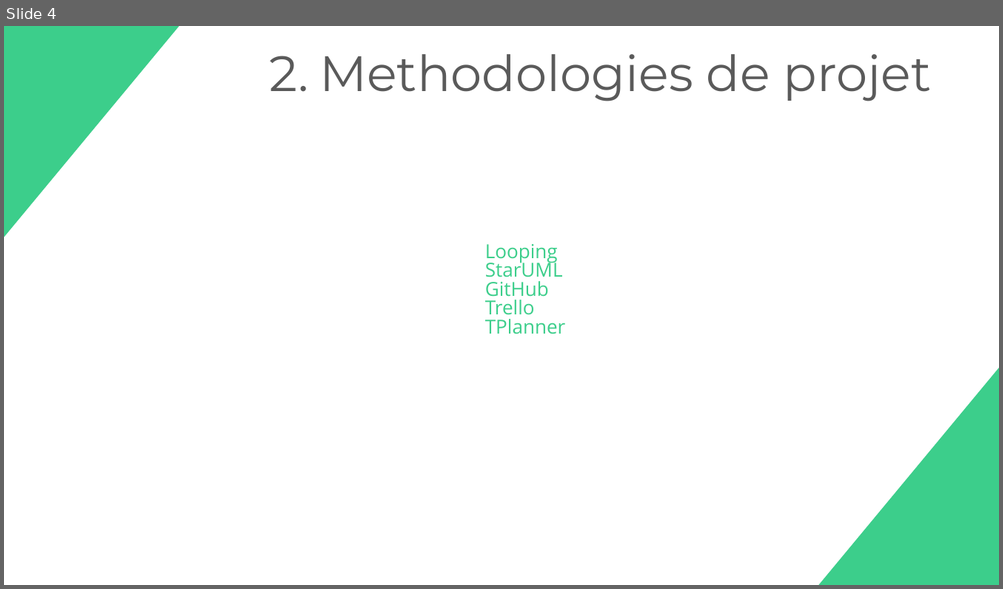
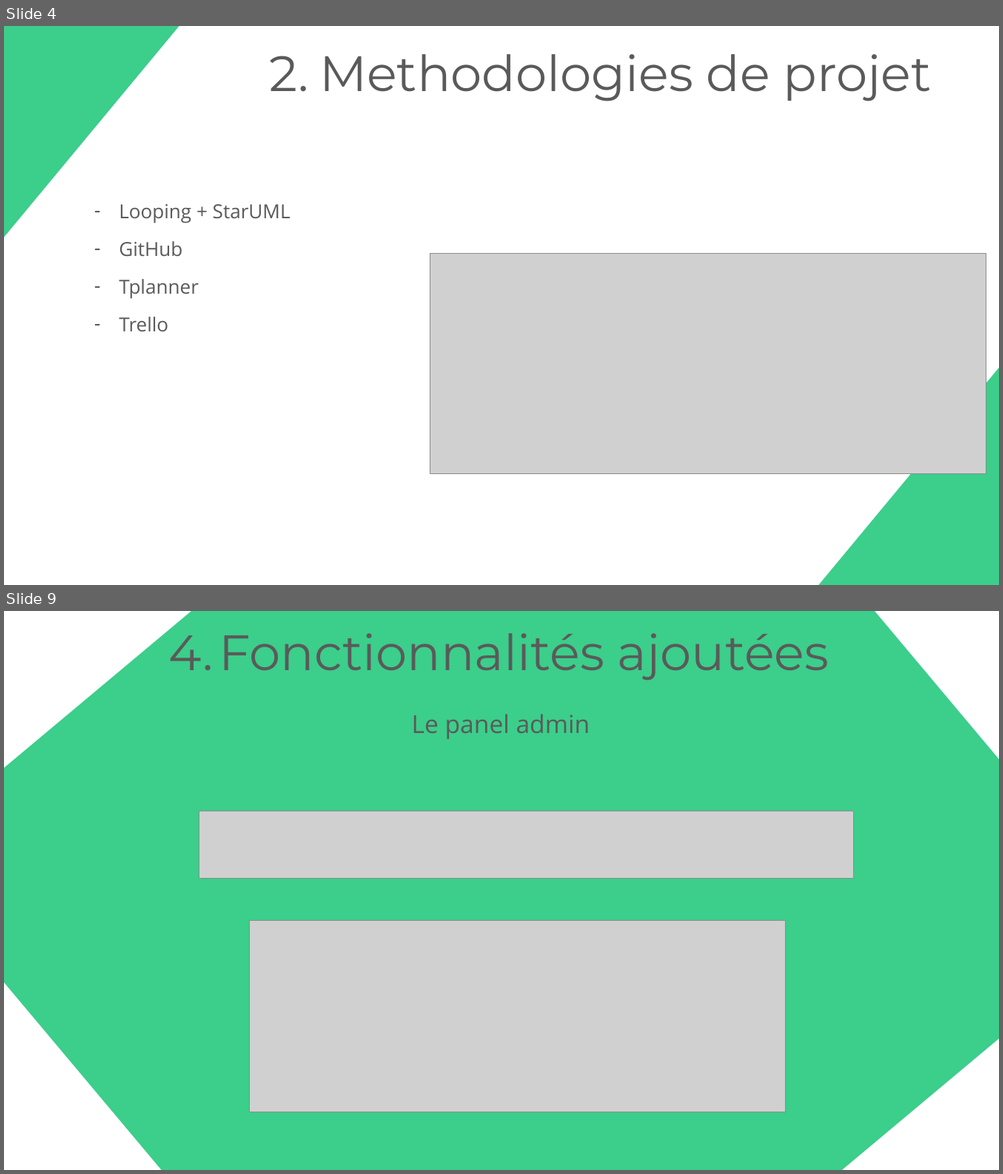
Before and after one commit to Kikuichimonji/Colorfull-CRM, a slide deck: ressources/colorfullcrm.pptx. Shown one above the other, each under a label of ours: slide 4 before the commit, slides 4 and 9 after it; the slides between them are not shown. The pictures are 1003x589 and 1003x1174 pixels, drawn with LibreOffice and Linux fonts; fonts in the diff are those of the drawing; grey boxes stand for pictures. Boxes give left, top, right and bottom in pixels: in the first picture for what was removed or moved away, otherwise in the second. Text is boxed around its words. In the diff, an @@ line names an element or a change of style, - is before the commit and + after.

```diff
--- a/ressources/colorfullcrm.pptx
+++ b/ressources/colorfullcrm.pptx
@@ slide 9 added at [4,611,999,1170], background #FFFFFF @@
@@ rectangle added at [4,611,999,1170], fill #3CCE8B @@
@@ text added at [219,633,828,681], 72 pt, text #5A5A5A @@
+4. Fonctionnalités ajoutées
@@ text added at [412,714,590,739], 36 pt, text #5A5A5A @@
+Le panel admin
@@ picture added at [199,811,854,879] @@
@@ picture added at [249,920,785,1112] @@
@@ slide 4 changed as well @@
@@ text "Looping + StarUML": place and size @@
-text "Looping + StarUML" at [485,244,566,335]
+text "Looping + StarUML" at [119,204,290,332]
@@ text at [119,204,290,224]: text changed; text colour #3CCE8B to #5A5A5A @@
-Looping
-StarUML
+– Looping + StarUML
@@ text at [119,241,182,332]: text colour #3CCE8B to #5A5A5A in "GitHub", "Trello"; bullet none to - @@
@@ picture added at [430,254,986,474] @@
@@ text at [119,279,199,299]: paragraph added @@
+– Tplanner
@@ text at [485,319,566,335]: paragraph removed @@
-TPlanner
```
Also in this commit, not shown: 6 other slides changed, 5 other slides added, 15 slides removed, 6 other files.
